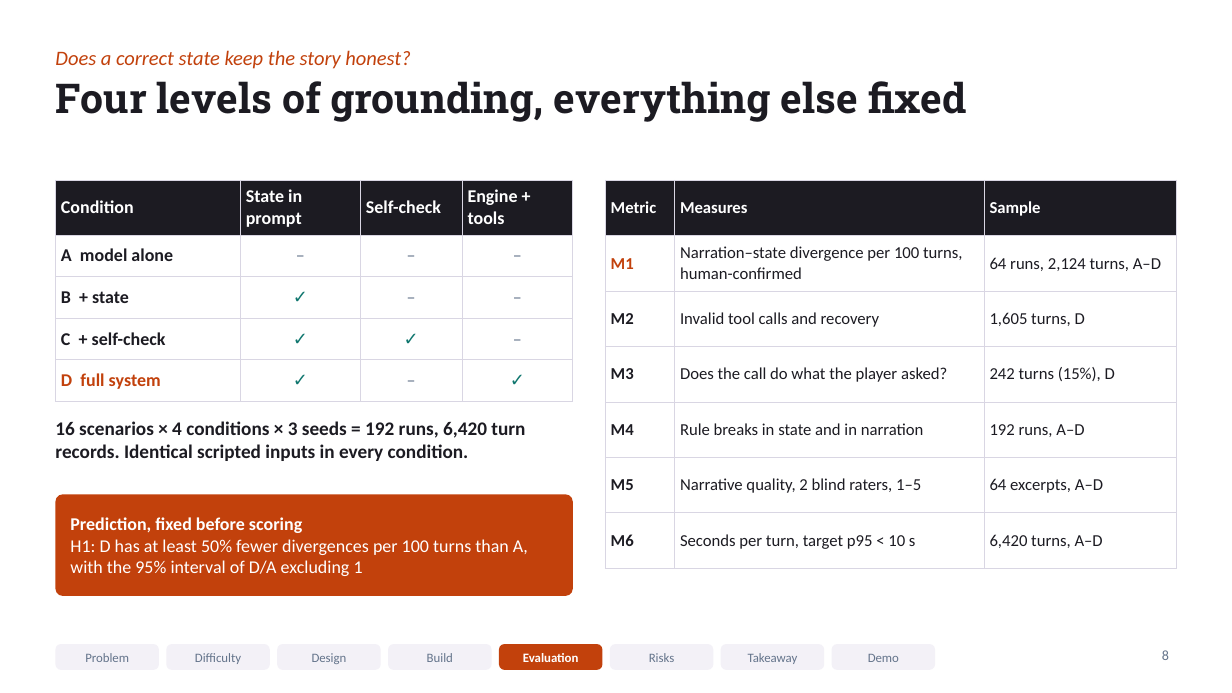
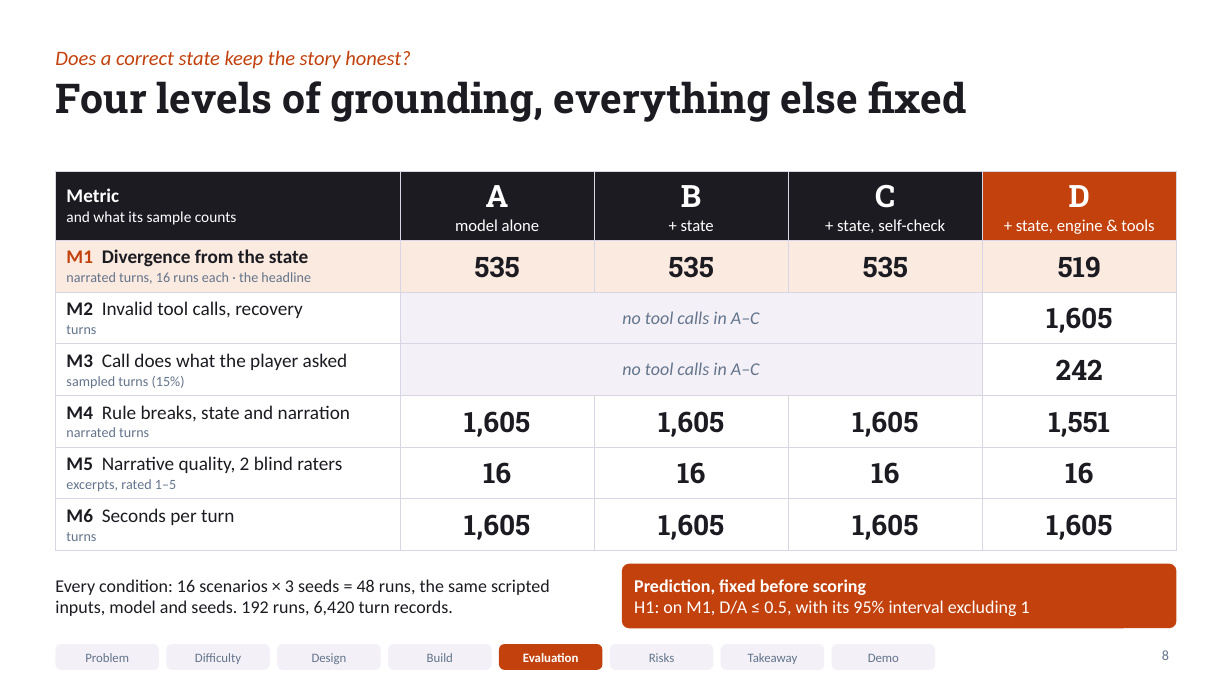
Before and after one commit to Chavaphon/AI_Dungeon_Master, a slide deck: slide 8 of docs/defence/deck.pptx. Drawn at 1232x693 pixels with LibreOffice and Linux fonts; fonts in the diff are those of the drawing. Boxes give left, top, right and bottom in pixels: in the first picture for what was removed or moved away, otherwise in the second. Text is boxed around its words. In the diff, an @@ line names an element or a change of style, - is before the commit and + after.

```diff
--- a/docs/defence/deck.pptx
+++ b/docs/defence/deck.pptx
@@ table at (x1=55, y1=171, x2=1177, y2=545) @@
-Condition | State in prompt | Self-check | Engine + tools
-A model alone | – | – | –
-B + state | ✓ | – | –
-C + self-check | ✓ | ✓ | –
-D full system | ✓ | – | ✓
+Metric / and what its sample counts | A / model alone | B / + state | C / + state, self-check | D / + state, engine & tools
+M1 Divergence from the state / narrated turns, 16 runs each · the headline | 535 | 535 | 535 | 519
+M2 Invalid tool calls, recovery / turns | no tool calls in A–C |  |  | 1,605
+M3 Call does what the player asked / sampled turns (15%) | no tool calls in A–C |  |  | 242
+M4 Rule breaks, state and narration / narrated turns | 1,605 | 1,605 | 1,605 | 1,551
+M5 Narrative quality, 2 blind raters / excerpts, rated 1–5 | 16 | 16 | 16 | 16
+M6 Seconds per turn / turns | 1,605 | 1,605 | 1,605 | 1,605
@@ table resized from (x1=55, y1=180, x2=573, y2=393) to (x1=55, y1=171, x2=1177, y2=545) @@
@@ table removed at (x1=605, y1=180, x2=1177, y2=553), 7 rows, 3 columns @@
-Metric | Measures | Sample
-M1 | Narration–state divergence per 100 turns, human-confirmed | 64 runs, 2,124 turns, A–D
-M2 | Invalid tool calls and recovery | 1,605 turns, D
-M3 | Does the call do what the player asked? | 242 turns (15%), D
-M4 | Rule breaks in state and in narration | 192 runs, A–D
-M5 | Narrative quality, 2 blind raters, 1–5 | 64 excerpts, A–D
-M6 | Seconds per turn, target p95 < 10 s | 6,420 turns, A–D
@@ text "Every condition: 16 scenarios × ..." at (x1=55, y1=579, x2=550, y2=616): vertical alignment top to middle @@
@@ rounded rectangle "Prediction, fixed before scoring" resized from (x1=55, y1=494, x2=573, y2=596) to (x1=622, y1=564, x2=1177, y2=628) @@
@@ rounded rectangle "Prediction, fixed before scoring" at (x1=622, y1=564, x2=1177, y2=628): proportions changed @@
@@ text at (x1=55, y1=579, x2=550, y2=616): text changed; size 15 to 14 pt; bold off @@
-16 scenarios × 4 conditions × 3 seeds = 192 runs, 6,420 turn records. Identical scripted inputs in every condition.
+Every condition: 16 scenarios × 3 seeds = 48 runs, the same scripted inputs, model and seeds. 192 runs, 6,420 turn records.
@@ text in rounded rectangle at (x1=634, y1=600, x2=1030, y2=616): text changed @@
-H1: D has at least 50% fewer divergences per 100 turns than A, with the 95% interval of D/A excluding 1
+H1: on M1, D/A ≤ 0.5, with its 95% interval excluding 1
```
Also in this commit, not shown: 1 other file.
